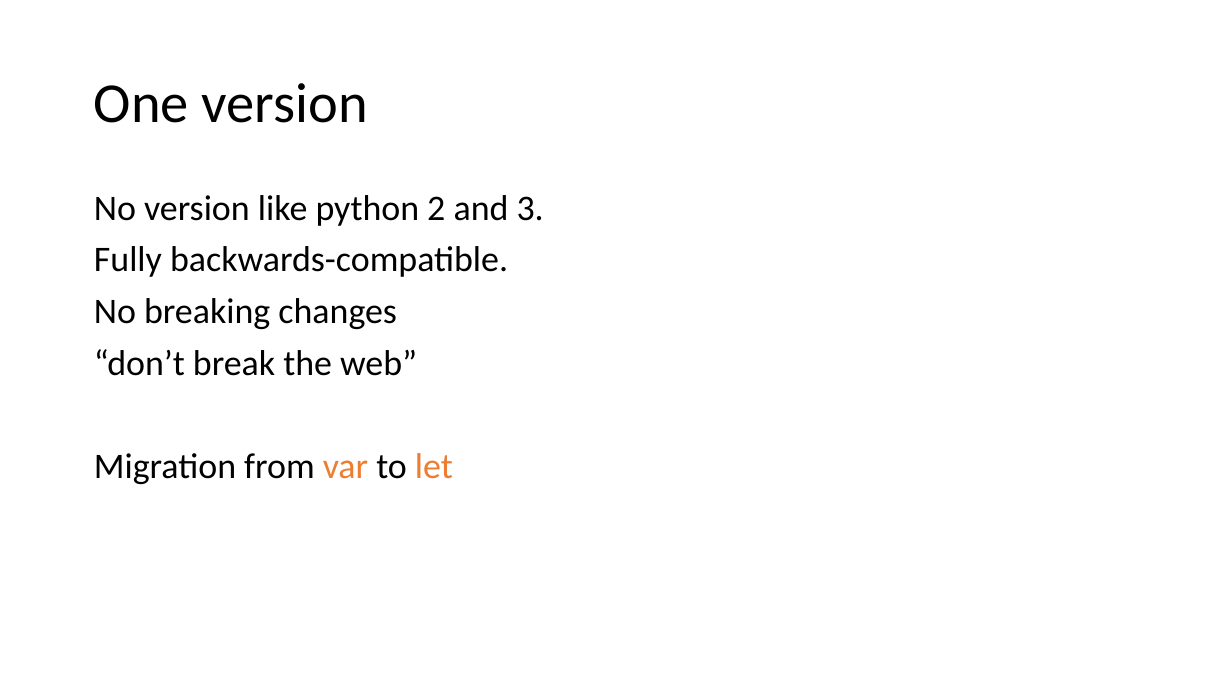
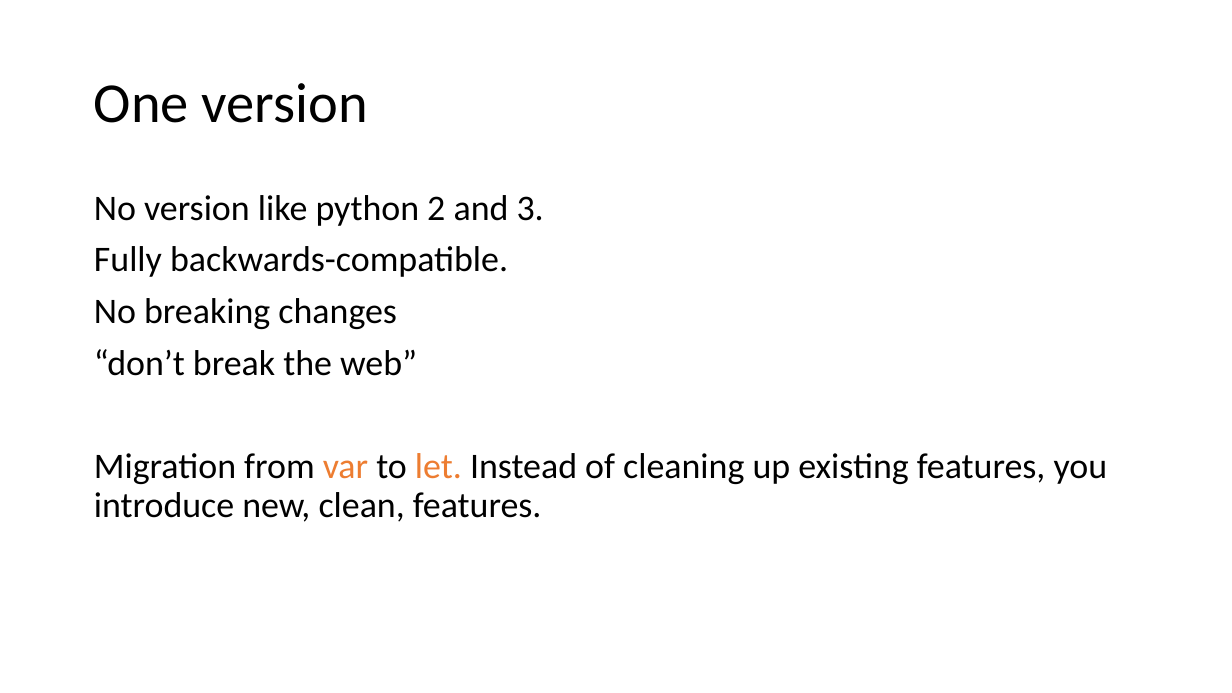
Before and after one commit to dzmitry-varabei/front-end-course, a slide deck: slide 10 of es6/es6.pptx (slide 9 before the commit). Drawn at 1232x693 pixels with LibreOffice and Linux fonts; fonts in the diff are those of the drawing. Boxes give left, top, right and bottom in pixels: in the first picture for what was removed or moved away, otherwise in the second. Text is boxed around its words. In the diff, an @@ line names an element or a change of style, - is before the commit and + after.

```diff
--- a/es6/es6.pptx
+++ b/es6/es6.pptx
@@ text at box(94, 453, 1108, 522): text changed @@
-Migration from var to let
+Migration from var to let. Instead of cleaning up existing features, you introduce new, clean, features.
```
Also in this commit, not shown: 10 slides added, 1 other file.
